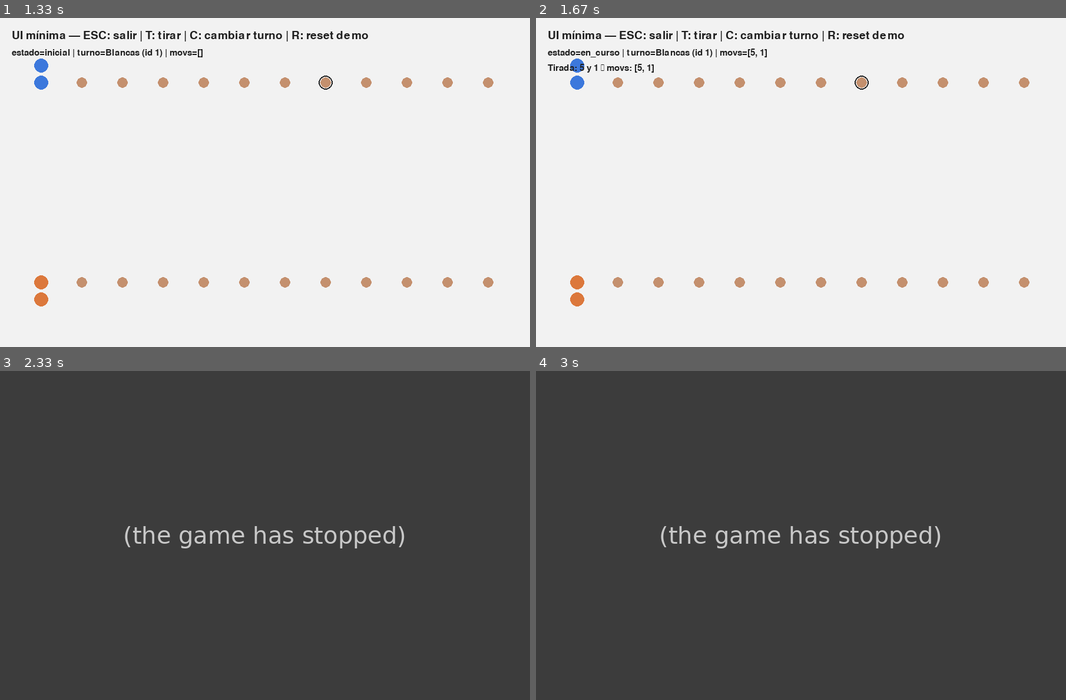
Above: before the commit, frames 1-4 (two rows, left to right).
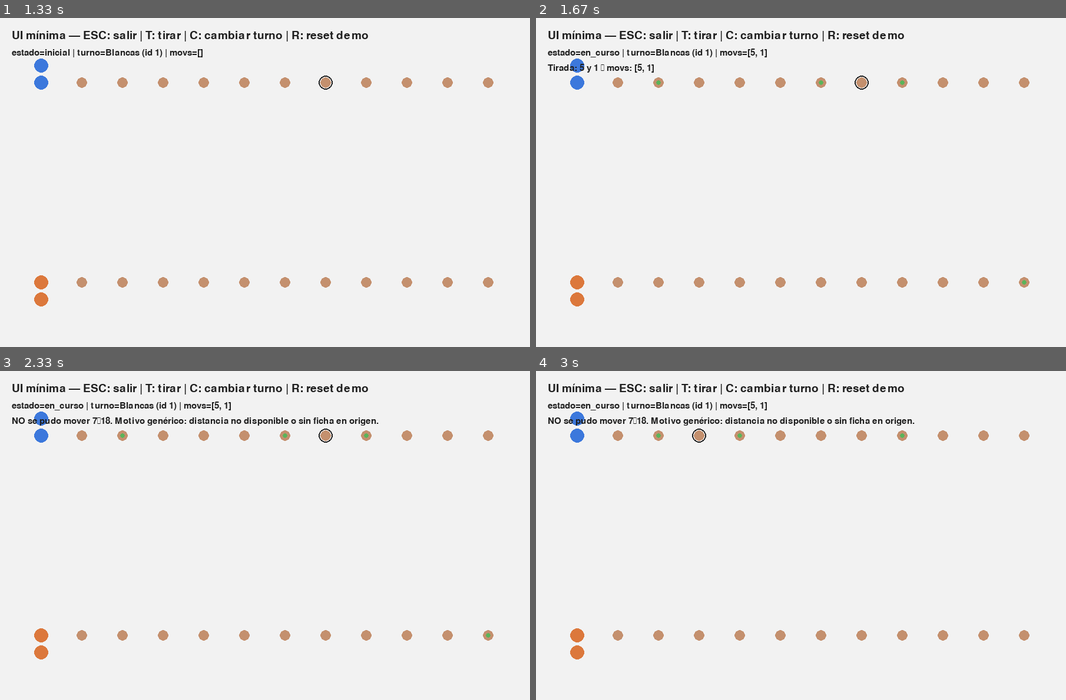
Above: after the commit, the same moments.

Repository: um-computacion/computacion-2025-backgammon-maxinavesi1
Game: pygame game, started from backgammon/pygame/pygame_ui.py
The game is run twice, just before and just after one commit, with the same random seed, the same clock (stepped at 60 frames per second) and the same inputs.
Inputs (mouse positions are in pixels of both pictures, inside the frame that each line leads up to):
- Up to frame 1 (1.33 s): click (265, 182) at 0.38 s; click (344, 67) at 1.22 s
- Up to frame 2 (1.67 s): tap T at 1.5 s
- Up to frame 3 (2.33 s): click (275, 423) at 1.88 s; click (238, 621) at 2.22 s
- Up to frame 4 (3 s): click (785, 479) at 2.55 s; click (716, 426) at 2.88 s

Frame 1 is identical in both runs. In frame 2, less than 0.1% of the frame differs, in the area x 22-93%, y 18-82%; in frame 3, 100%, in the area x 0-100%, y 0-100%; in frame 4, 100%.
Error before the commit: AttributeError: 'Juego' object has no attribute 'ultimo_error' (pygame_ui.py line 180); the game stopped at 1.88 s (later frames are placeholders)

Commit message:
Cambio en el pygame para dibujar puntitos

Diff:
--- a/backgammon/pygame/pygame_ui.py
+++ b/backgammon/pygame/pygame_ui.py
@@ -9,7 +9,7 @@
 Clicks:
   • Click en un punto para seleccionarlo (origen).
   • Click en otro punto para intentar mover (destino).
-  • Si el movimiento falla, se muestra el motivo (juego.ultimo_error()).
+  • Si el movimiento falla, se muestra un motivo genérico.
 
 Ejecución:
     python -m backgammon.pygame.pygame_ui
@@ -35,6 +35,7 @@
 COLOR_J1 = (60, 120, 220)
 COLOR_J2 = (220, 120, 60)
 COLOR_SEL = (30, 30, 30)
+COLOR_HINT = (90, 180, 90)
 
 MARGEN = 36
 Y_SUP = 110
@@ -42,6 +43,7 @@
 RADIO_PUNTO = 9
 RADIO_FICHA = 12
 SEP_FICHA = 5
+
 
 def _col_w() -> int:
     """Ancho de cada columna (12 por fila)."""
@@ -66,11 +68,9 @@
     if y < (ALTO // 2):
         fila_sup = True
         base_y = Y_SUP
-        fila_idx_offset = 0
     else:
         fila_sup = False
         base_y = Y_INF
-        fila_idx_offset = 12
 
     if x < MARGEN or x >= (ANCHO - MARGEN):
         return None
@@ -80,6 +80,7 @@
         return None
     if abs(y - base_y) > 40:
         return None
+
     if fila_sup:
         idx = col
     else:
@@ -89,7 +90,7 @@
 
 def _dibujar_puntos(surface: pygame.Surface, seleccionado: int | None) -> None:
     for i in range(24):
-        x, y, colw, _ = _xy_punto(i)
+        x, y, _, _ = _xy_punto(i)
         pygame.draw.circle(surface, COLOR_PUNTO, (x, y), RADIO_PUNTO)
         if seleccionado == i:
             pygame.draw.circle(surface, COLOR_SEL, (x, y), RADIO_PUNTO + 3, width=2)
@@ -107,6 +108,23 @@
             dy = (RADIO_FICHA * 2 + SEP_FICHA) * n * dire
             color = COLOR_J1 if pid == j1_id else COLOR_J2
             pygame.draw.circle(surface, color, (x, y_base + dy), RADIO_FICHA)
+
+
+def _dibujar_hints(surface: pygame.Surface, origen: int | None, movs: list[int]) -> None:
+    """Dibuja pistas (puntitos) en destinos posibles desde 'origen' según 'movs'."""
+    if origen is None or not movs:
+        return
+    posibles = set()
+    for d in movs:
+        a = origen + d
+        b = origen - d
+        if 0 <= a < PUNTOS:
+            posibles.add(a)
+        if 0 <= b < PUNTOS:
+            posibles.add(b)
+    for idx in posibles:
+        x, y, _, _ = _xy_punto(idx)
+        pygame.draw.circle(surface, COLOR_HINT, (x, y), RADIO_PUNTO // 2)
 
 
 def _demo_reset(juego: Juego) -> None:
@@ -172,16 +190,26 @@
                     if seleccionado is None:
                         seleccionado = idx
                     else:
-                        ok = juego.mover_ficha(seleccionado, idx)
-                        if ok:
-                            msg = f"Movimiento {seleccionado}→{idx} OK. Restantes: {juego.movimientos_disponibles()}"
+                        if idx == seleccionado:
                             seleccionado = None
                         else:
-                            msg = f"NO se pudo mover {seleccionado}→{idx}: {juego.ultimo_error()}"
-                        ultimo_txt = f20.render(msg, True, COLOR_TEXTO)
+                            ok = juego.mover_ficha(seleccionado, idx)
+                            if ok:
+                                msg = (
+                                    f"Movimiento {seleccionado}→{idx} OK. "
+                                    f"Restantes: {juego.movimientos_disponibles()}"
+                                )
+                                seleccionado = None
+                            else:
+                                msg = (
+                                    f"NO se pudo mover {seleccionado}→{idx}. "
+                                    "Motivo genérico: distancia no disponible o sin ficha en origen."
+                                )
+                            ultimo_txt = f20.render(msg, True, COLOR_TEXTO)
 
         screen.fill(COLOR_FONDO)
         _dibujar_puntos(screen, seleccionado)
+        _dibujar_hints(screen, seleccionado, juego.movimientos_disponibles())
         _dibujar_fichas(screen, juego)
 
         estado = (
